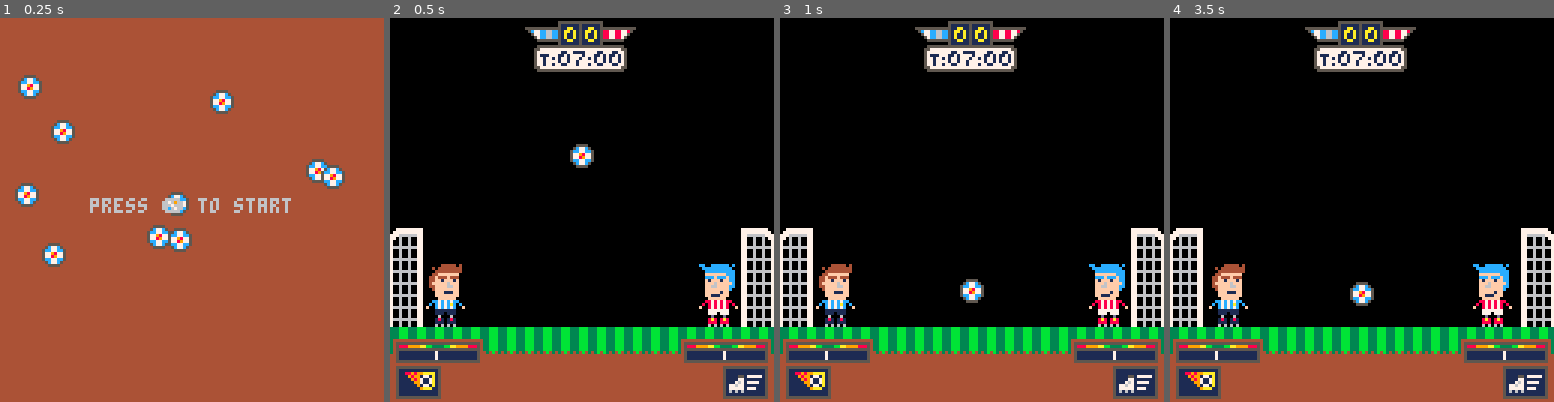
Above: before the commit, frames 1-4 (left to right).
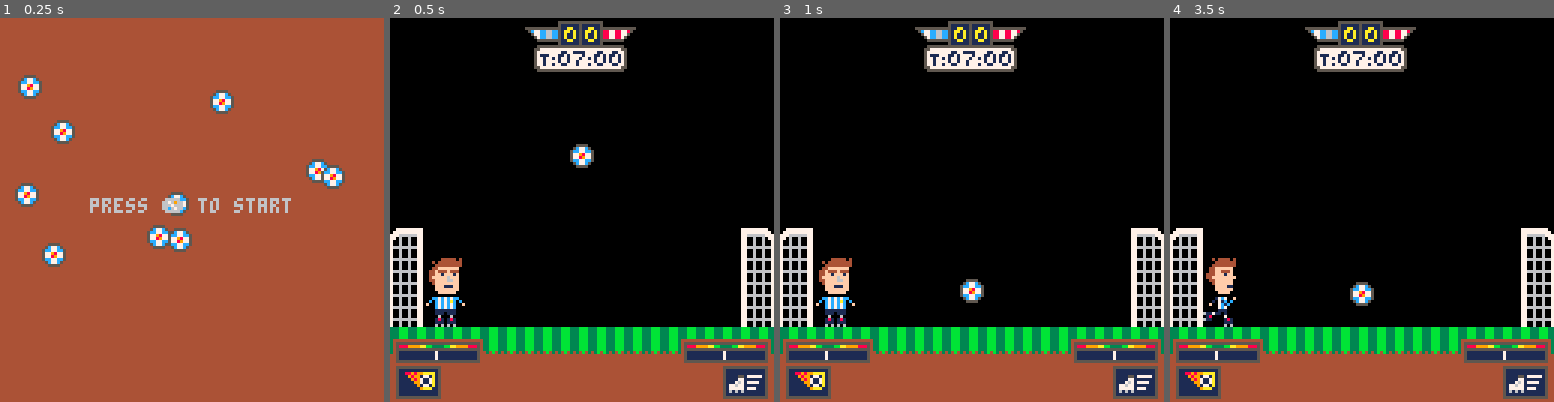
Above: after the commit, the same moments.

Repository: FernandoH1/Juegos
Game: PICO-8 cartridge juego.p8
Same seed, same stepped clock (60 frames per second), same inputs: the game is played once before the commit and once after it.
Inputs:
- Up to frame 1 (0.25 s): no input
- Up to frame 2 (0.5 s): tap X (X key) at 0.33 s
- Up to frame 3 (1 s): no input
- Up to frame 4 (3.5 s): tap X (X key) at 1.07, 1.85, 2.97 s; hold Right 1.6-2.1 s; hold P2 Left 1.6-2.1 s; hold Up 2.15-2.42 s; hold Right 2.47-3.03 s; hold P2 Left 2.47-3.03 s; hold Left from 3.08 s (still down); hold P2 Right from 3.08 s (still down)

Frame 1 is identical in both runs. In frame 2, 1.6% of the frame differs, in the area x 9-91%, y 62-81%; in frame 3, 1.6%; in frame 4, 2.0%, in the area x 8-90%, y 62-81%.

Commit message:
Cambios en los Sprite de Jugador, Movimiento

Diff:
--- a/juego.p8
+++ b/juego.p8
@@ -16,7 +16,9 @@
 			acc=0.5,
 			boost=true,
 			j=0,
-			s=1
+			s=1,
+			move=false,
+			flp=false
 		}
 
 		player2={
@@ -42,19 +44,13 @@
 			dx=0,
 			dy=0,
 			rebote=0.8,
-			s=006
-		}
-
-		arcoiz={
-			x=-4,
+			s=012
+		}
+
+		arco={
+			x=-2,
 			y=70,
-			s=007
-		}
-
-		arcoder={
-			x=116,
-			y=87,
-			s=010
+			s=014
 		}
 
 		marcador={
@@ -96,7 +92,7 @@
 	player.dx*=friccion
 
 	if(player.y>77) then
-		player.y=79
+		player.y=77
 		player.dy=0
 		player.boost=true
 	end
@@ -131,11 +127,28 @@
 	player2.x = 114
 	end
 
-	if btn(0,1) then player.dx -= player.acc end
-	if btn(1,1) then player.dx += player.acc end
+	if btn(0,1) then
+	player.dx -= player.acc
+	player.move = true
+	player.flp=true
+
+ end
+	if btn(1,1) then
+	player.dx += player.acc
+	player.move = true
+	player.flp=false
+	player.s = 003
+	end
 	if btnp(2,1) and player.boost then
 	 player.j = jump_max
 	 player.boost = false
+	end
+
+	if player.move
+	and not btn(0,1)
+	and not btn(1,1) then
+		player.move=false
+		player.s = 001
 	end
 
 
@@ -161,11 +174,11 @@
 cls()
 rectfill(0,110,127,127,4)
 spr(suelo.s,suelo.x,suelo.y,127,2)
-spr(player.s ,player.x ,player.y,2,3)
-spr(player2.s ,player2.x ,player2.y,2,3)
+spr(player.s ,player.x ,player.y,2,4)
+--spr(player2.s ,player2.x ,player2.y,2,3)
 spr(pelota.s,pelota.x,pelota.y,1,1)
-spr(arcoiz.s,arcoiz.x,arcoiz.y,3,5)
-sspr(58,0,16,40,114,70,16,40,true)
+spr(arco.s,arco.x,arco.y,3,5)
+sspr(112,0,16,40,114,70,16,40,true)
 spr(marcador.s,marcador.x,marcador.y,5,3)
 sspr(57,57,32,12,1,106,32,12)
 sspr(57,57,32,12,97,106,32,12)
@@ -185,7 +198,7 @@
 	foreach(pelotas, function (p)
 		p.x = (p.x + p.v) % 128
 		p.y = (p.y + p.v) % 128
-		spr(006,p.x,p.y)
+		spr(012,p.x,p.y)
 	end
 	)
 	print("press ❎ to start",30,60)
Not shown, changed: 33 lines of the sprite sheet (__gfx__) section of juego.p8
